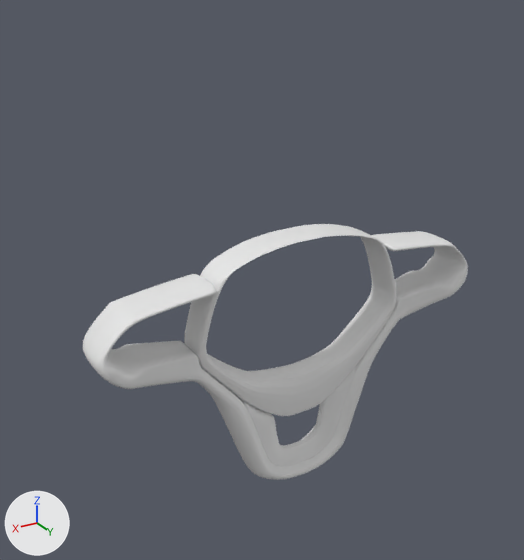
The Blender file volante.blend: old version first, new version second.
One viewpoint serves both versions: a camera (50 mm lens) standing at (2.24, 3.48, 1.81) and looking at (0.16, 0.02, 0.08). Every picture has the same lights, and +X, +Y and +Z are marked at lower left.

Script lines for the objects in view, before the commit:
```python
ob_circle = bpy.data.objects.new('Circle', me_circle)
ob_circle.location = (0.0, 0.0, 0.0)
ob_circle.rotation_euler = (1.571, 0.0, 0.0)  # degrees (90, 0, 0)
ob_circle.scale = (1.62, 1.54, 1.62)
ob_circle_001 = bpy.data.objects.new('Circle.001', me_circle_001)
ob_circle_001.location = (0.0, 0.0, 0.0)
ob_circle_001.rotation_euler = (1.571, 0.0, 0.0)  # degrees (90, 0, 0)
ob_circle_001.scale = (1.62, 1.54, 1.62)
ob_circle_002 = bpy.data.objects.new('Circle.002', me_circle_003)
ob_circle_002.location = (0.0, 0.0, 0.0)
ob_circle_002.rotation_euler = (1.571, 0.0, 0.0)  # degrees (90, 0, 0)
ob_circle_002.scale = (1.62, 1.54, 1.62)
ob_circle_003 = bpy.data.objects.new('Circle.003', me_circle_004)
ob_circle_003.location = (0.0, 0.0, 0.0)
ob_circle_003.rotation_euler = (1.571, 0.0, 0.0)  # degrees (90, 0, 0)
ob_circle_003.scale = (1.62, 1.54, 1.62)
```
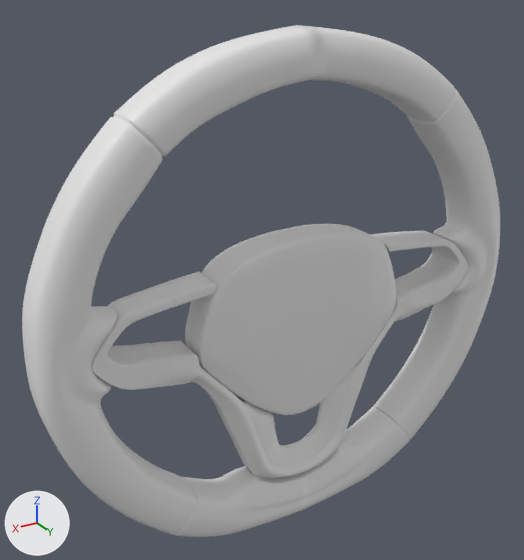
Pixel boxes (x1, y1, x2, y2) of what changed, in the pictures (524 x 560 px):
'Circle', shown: after (22, 25, 500, 537)
'Circle.003', reshaped: before (184, 224, 397, 416); after (185, 224, 396, 415)
'Circle.001', reshaped: before (83, 231, 468, 480); after (92, 231, 468, 479)
part 2 of me_circle_004, built on: before (184, 224, 396, 416); after (185, 224, 396, 415)
part 3 of me_circle_004, shading changed: (207, 225, 333, 277) in both

What changed in the scene script:
```text
Change me_circle_001:
    used by ob_circle_001; location = (0.0, 0.0, 0.0); rotation_euler = (1.571, 0.0, 0.0), in degrees (90, 0, 0); scale = (1.62, 1.54, 1.62)
    remove me_circle_001.from_pydata(...)  # 248 vertices, 243 faces; spans x 0.0..0.817, y -0.827..0.155, z -0.204..0.004
    add me_circle_001.from_pydata(...)  # 386 vertices, 380 faces; spans x 0.0..0.815, y -0.827..0.155, z -0.192..-0.006
    me_circle_001 part 1: 159 vertices moved from x 0.0..0.792, y -0.827..0.155, z -0.204..0.004 to x 0.0..0.791, y -0.822..0.155, z -0.169..-0.008; 14 vertices removed from x 0.696..0.817, y -0.041..0.111, z -0.204..0.004; 152 vertices added at x 0.0..0.815, y -0.827..0.137, z -0.168..-0.006
Change me_circle_004:
    used by ob_circle_003; location = (0.0, 0.0, 0.0); rotation_euler = (1.571, 0.0, 0.0), in degrees (90, 0, 0); scale = (1.62, 1.54, 1.62)
    remove me_circle_004.from_pydata(...)  # 161 vertices, 158 faces; spans x 0.0..0.444, y -0.516..0.259, z -0.181..-0.011
    add me_circle_004.from_pydata(...)  # 340 vertices, 323 faces; spans x 0.0..0.44, y -0.516..0.259, z -0.187..0.0
    me_circle_004 part 2: 140 vertices removed from x 0.0..0.444, y -0.516..0.247, z -0.181..-0.011; 319 vertices added at x 0.0..0.44, y -0.516..0.246, z -0.187..0.0
    me_circle_004 part 3: 8 kept faces spanning x 0.0..0.358, y 0.168..0.259, z -0.177..-0.021 are now shaded smooth
Change ob_circle:
    remove ob_circle.hide_set(True)
```
